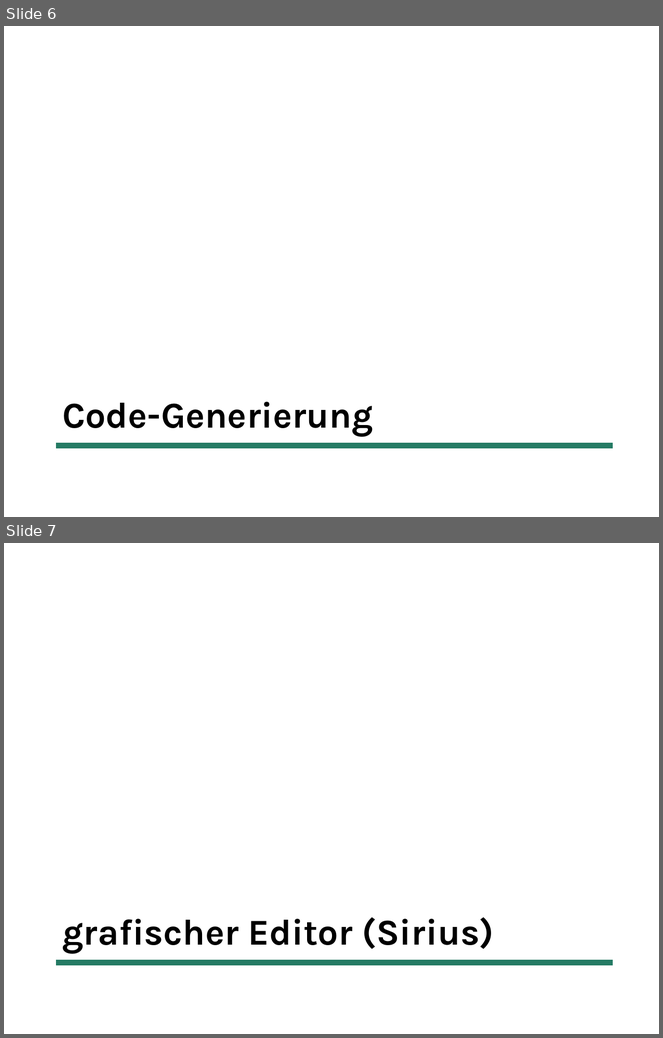
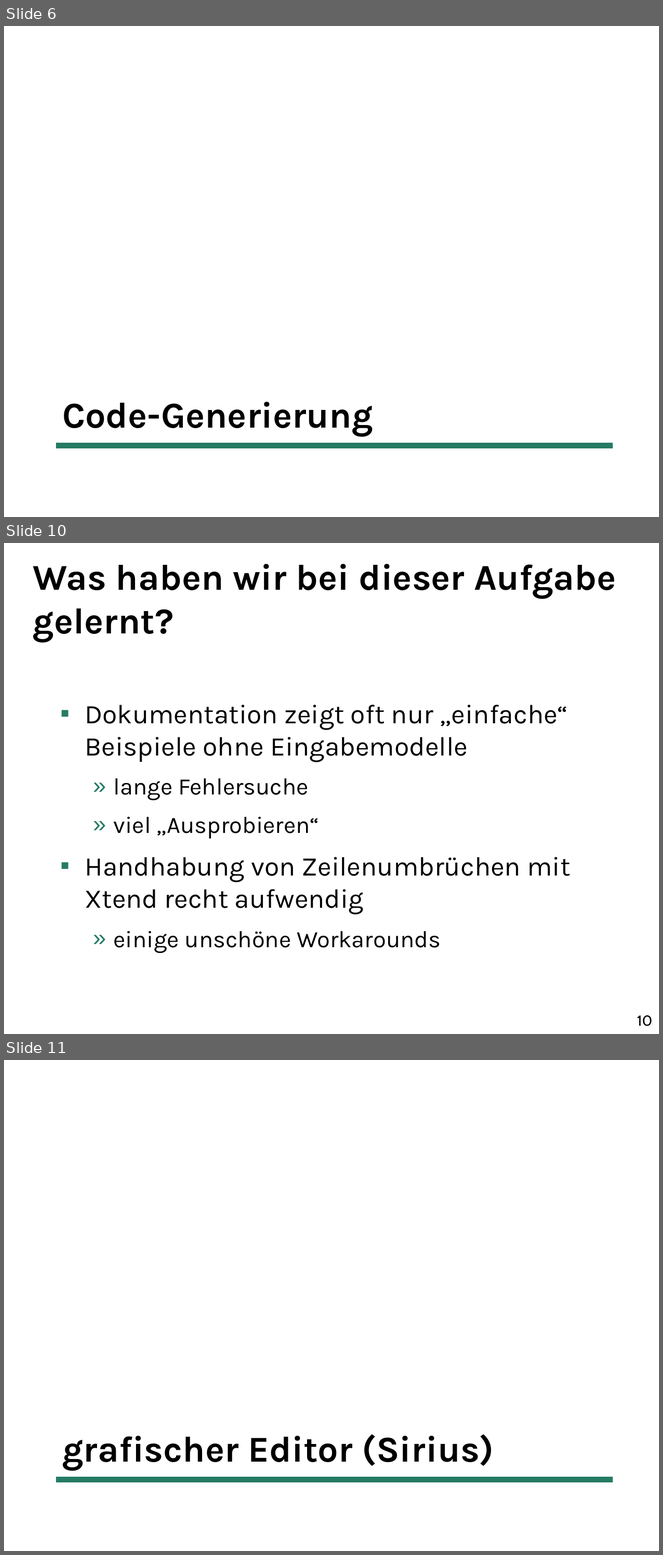
Before and after one commit to uwecl/MDSD-Praktikum, a slide deck: presentation/MDSD-Abschlusspraesentation.pptx. Shown one above the other, each under a label of ours: slides 6 and 7 before the commit, slides 6, 10 and 11 after it; the slides between them are not shown. The pictures are 663x1038 and 663x1555 pixels, drawn with LibreOffice and Linux fonts; fonts in the diff are those of the drawing. Boxes give left, top, right and bottom in pixels: in the first picture for what was removed or moved away, otherwise in the second. Text is boxed around its words. In the diff, an @@ line names an element or a change of style, - is before the commit and + after.

```diff
--- a/presentation/MDSD-Abschlusspraesentation.pptx
+++ b/presentation/MDSD-Abschlusspraesentation.pptx
@@ slide 10 added at <box>4,543,659,1034</box>, background #FFFFFF @@
@@ title added at <box>33,564,617,642</box>, 40 pt, text #000000, bold @@
+Was haben wir bei dieser Aufgabe gelernt?
@@ text added at <box>85,705,570,953</box>, 29.6 pt, text #000000 @@
+▪ Dokumentation zeigt oft nur „einfache“ Beispiele ohne Eingabemodelle
+  » lange Fehlersuche
+  » viel „Ausprobieren“
+▪ Handhabung von Zeilenumbrüchen mit Xtend recht aufwendig
+  » einige unschöne Workarounds
@@ page number added at <box>637,1016,653,1027</box>, 16 pt, text #000000 @@
+10
@@ what was slide 7 is now slide 11 @@
```
Also in this commit, not shown: 1 slide changed, 7 other slides added.
